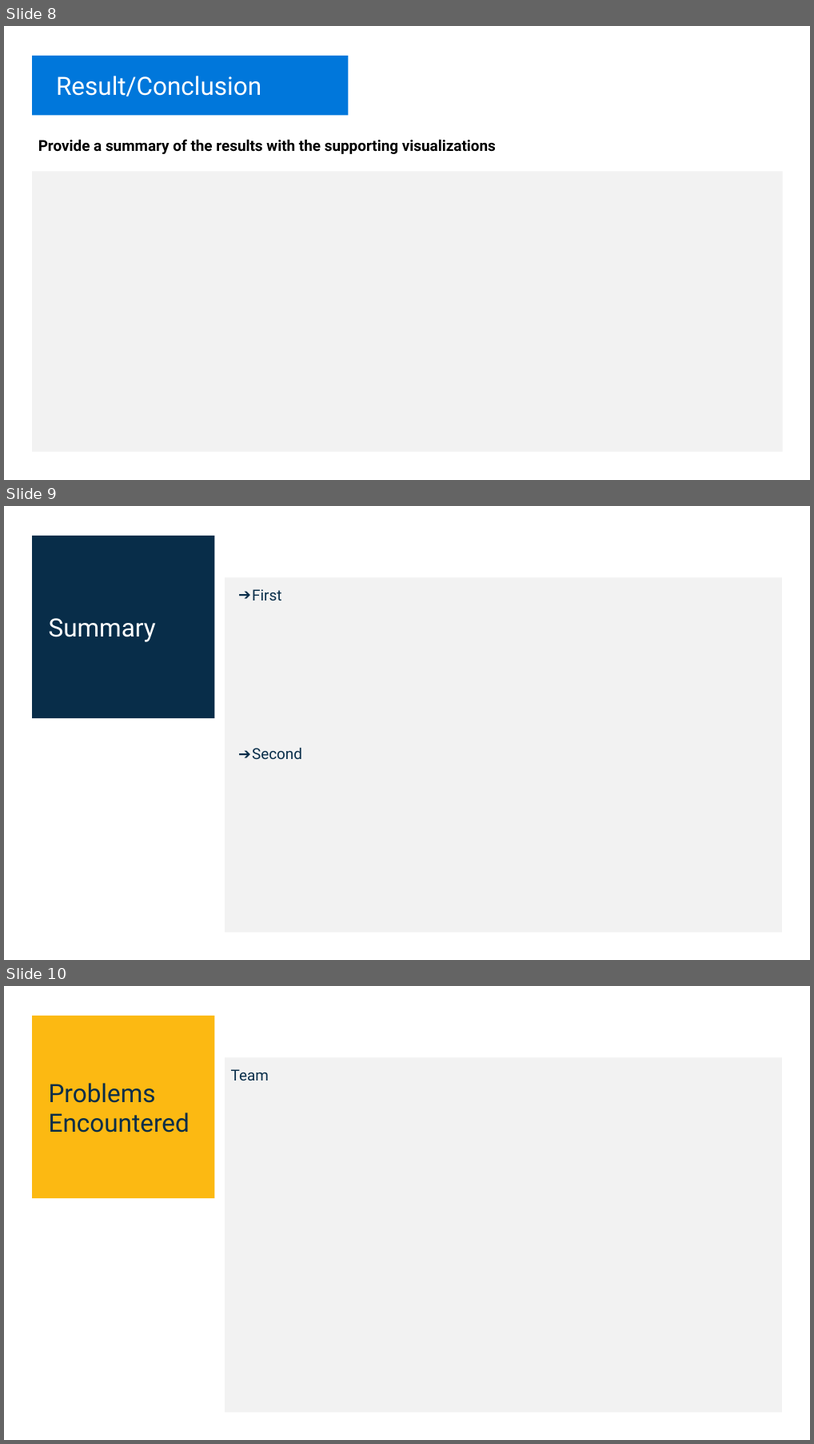
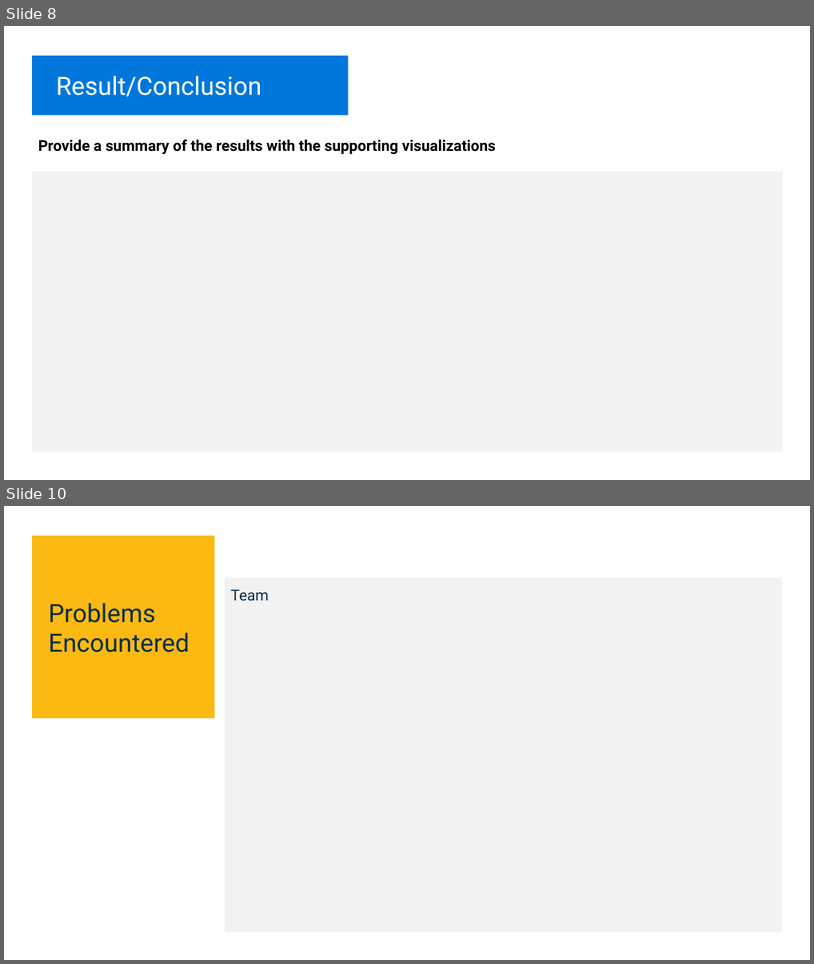
Before and after one commit to tbrown14611/Project_2, a slide deck: Team 3 AI_Bootcamp_Project_2.pptx. Shown one above the other, each under a label of ours: slides 8, 9 and 10 before the commit, slides 8 and 10 after it; the slides between them are not shown. The pictures are 814x1444 and 814x964 pixels, drawn with LibreOffice and Linux fonts; fonts in the diff are those of the drawing. Boxes give left, top, right and bottom in pixels: in the first picture for what was removed or moved away, otherwise in the second. Text is boxed around its words. In the diff, an @@ line names an element or a change of style, - is before the commit and + after.

```diff
--- a/Team 3 AI_Bootcamp_Project_2.pptx
+++ b/Team 3 AI_Bootcamp_Project_2.pptx
@@ slide 9 removed at bbox=[4, 506, 810, 960], background #FFFFFF @@
@@ rectangle removed at bbox=[33, 536, 215, 718] @@
@@ rectangle removed at bbox=[225, 577, 782, 932] @@
@@ text removed at bbox=[252, 589, 282, 600] @@
-➔ First
@@ text removed at bbox=[49, 618, 156, 642] @@
-Summary
@@ text removed at bbox=[252, 747, 302, 759] @@
-➔ Second
```
Also in this commit, not shown: 1 slide added, 2 other files.
